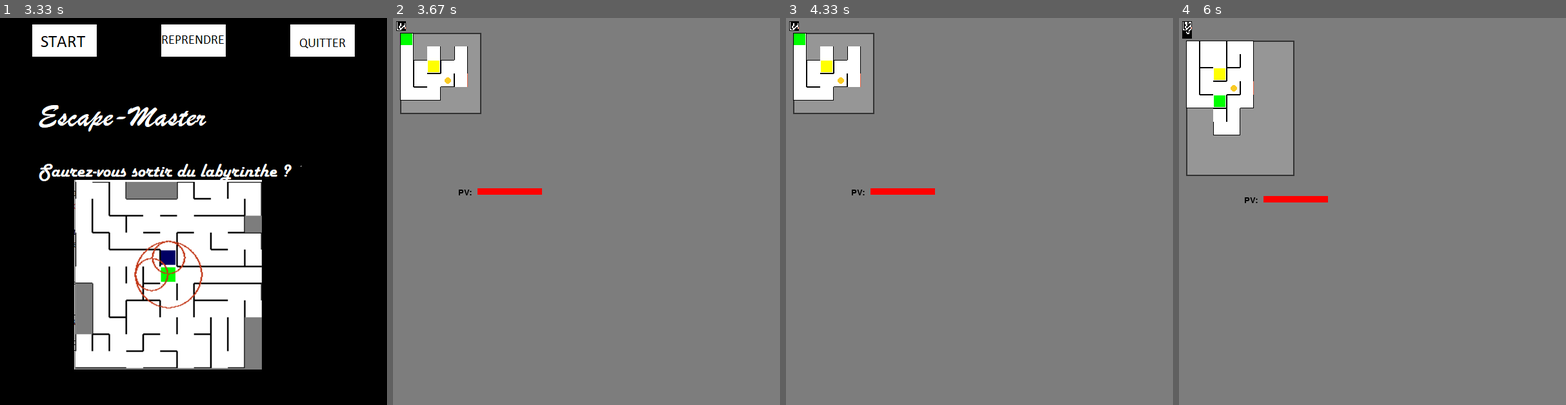
Above: before the commit, frames 1-4 (left to right).
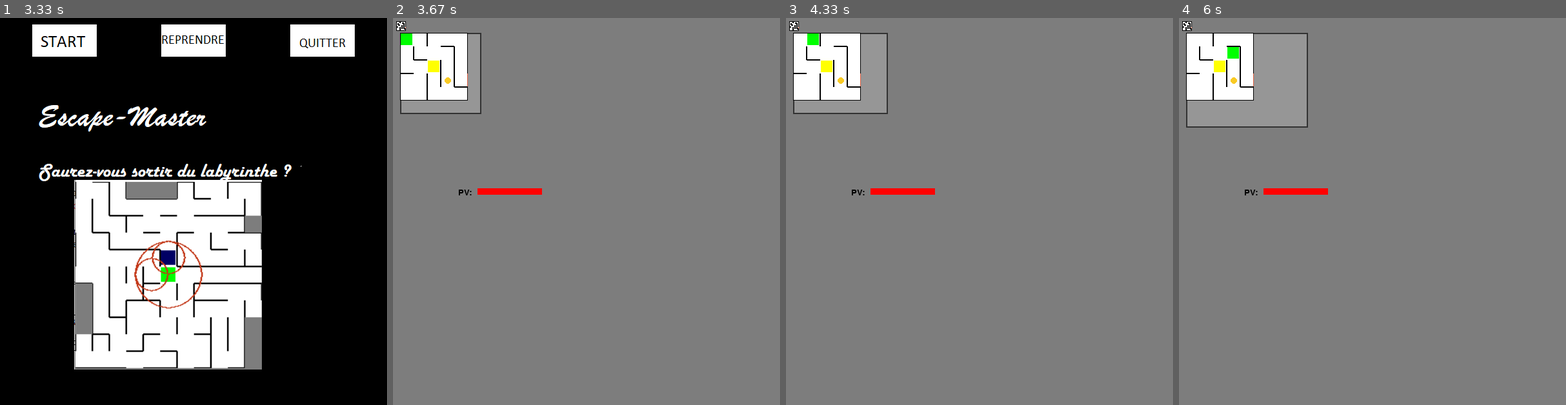
Above: after the commit, the same moments.

Repository: MartinRB45534/Escape
Game: pygame game, started from testsouris.py
The game is run twice, just before and just after one commit, with the same random seed, the same clock (stepped at 60 frames per second) and the same inputs.
Inputs (mouse positions are in pixels of both pictures, inside the frame that each line leads up to):
- Up to frame 1 (3.33 s): no input
- Up to frame 2 (3.67 s): click (458, 41) at 3.53 s
- Up to frame 3 (4.33 s): hold Up 3.8-4.27 s; move the mouse to (859, 304) at 3.83 s; hold Right from 4.3 s (still down)
- Up to frame 4 (6 s): release Right at 4.93 s; hold Down 4.97-5.33 s; hold Left 5.37-5.83 s; hold Right from 5.87 s (still down)

Frame 1 is identical in both runs. In frame 2, 1.1% of the frame differs, in the area x 1-20%, y 1-22%; in frame 3, 2.0%; in frame 4, 7.0%, in the area x 0-39%, y 1-48%.

Commit message:
Correction génération + bouclage entre les niveaux

Diff:
--- a/Generateur.py
+++ b/Generateur.py
@@ -304,9 +304,10 @@
         for x in range(1,self.largeur) :
             for y in range(1,self.hauteur) :
                 case = self.matrice_cases[x][y]
-                if case.get_mur_haut().get_etat() == MUR_PLEIN and random.random() <= proba :
+                murs=self.directions_utilisables(self.voisins_case(x,y))
+                if HAUT in murs and random.random() <= proba :
                     self.casser_mur(HAUT,x,y)
-                if case.get_mur_gauche().get_etat() == MUR_PLEIN and random.random() <= proba :
+                if GAUCHE in murs and random.random() <= proba :
                     self.casser_mur(GAUCHE,x,y)
     def casser_mur(self,direction,position_x,position_y):
         """
--- a/Niveau.py
+++ b/Niveau.py
@@ -270,9 +270,9 @@
         #si le joueur passe d'un niveau a un autre
         if joueur!=None:
             #le joueur est heal entre les niveaux
-            self.joueur=Joueur(minimap,joueur.inventaire,joueur.pv_max,joueur.pv_max,joueur.degats,joueur.vitesse,2,joueur.largeur_vue,joueur.hauteur_vue,self.depart)
+            self.joueur=Joueur(minimap,joueur.inventaire,joueur.pv_max,joueur.pv_max,joueur.degats,joueur.vitesse,joueur.radius,joueur.largeur_vue,joueur.hauteur_vue,self.depart)
         else:
-            self.joueur=Joueur(minimap,inventaire_joueur,self.hp_joueur,self.hp_joueur,self.force_joueur,self.vitesse_joueur,2,self.zoom_largeur,self.zoom_hauteur,self.depart)
+            self.joueur=Joueur(minimap,inventaire_joueur,self.hp_joueur,self.hp_joueur,self.force_joueur,self.vitesse_joueur,10,self.zoom_largeur,self.zoom_hauteur,self.depart)
         self.monstres = monstres
 
         if niveau == 0:
--- a/Patern.py
+++ b/Patern.py
@@ -108,7 +108,10 @@
         """
         #if not(self.case_au_bord(x,y)) or self.case_est_une_entree(x,y):
         if self.vide :
-            self.incorpotation_case(x,y)
+            if not(self.case_est_une_entree(x,y)):
+                self.incorporation_case(x,y)
+            else:
+                self.clear_case(x,y)
 
     def case_est_une_entree(self,x,y):
         """
@@ -137,7 +140,7 @@
         for i in range(0,4):
             self.matrice_cases[x][y].casser_mur(i)
 
-    def incorpotation_case(self,x,y):
+    def incorporation_case(self,x,y):
         """
         Fonction qui prend en entrée:
             les coordonnées de la case
--- a/Session.py
+++ b/Session.py
@@ -35,6 +35,8 @@
                 pygame.time.wait(res)
                 if win:
                     self.nb_niv_courant+=1
+                    if self.nb_niv_courant>self.nb_niv_max:
+                        self.nb_niv_courant=1
                     self.transfert_niveau(joueur)
                 else:
                     self.reset_niveau()
